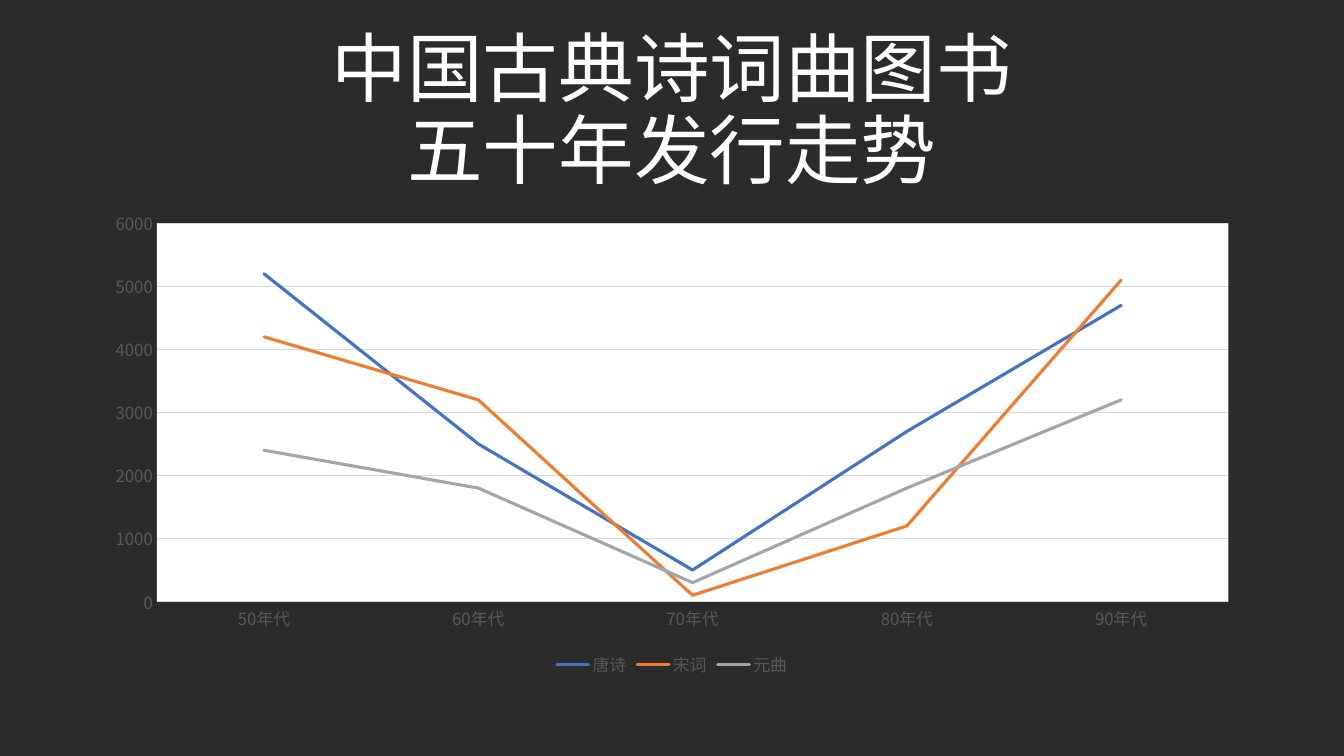
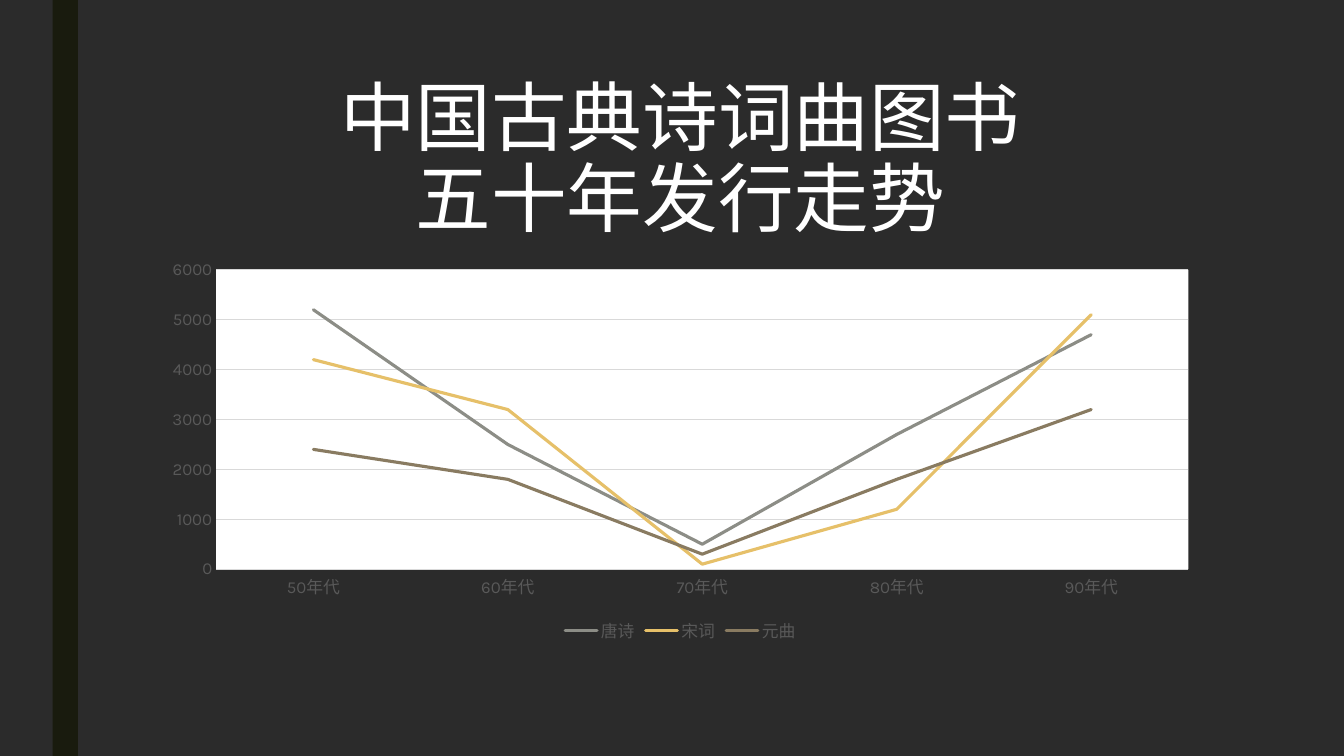
Before and after one commit to ChuckTest/ppt-test, a slide deck: slide 6 of Exercise1.pptx. Drawn at 1344x756 pixels with LibreOffice and Linux fonts; fonts in the diff are those of the drawing; background and template pictures are left out; a plain dark background stands for a picture behind light text. Boxes give left, top, right and bottom in pixels: in the first picture for what was removed or moved away, otherwise in the second. Text is boxed around its words. In the diff, an @@ line names an element or a change of style, - is before the commit and + after.

```diff
--- a/Exercise1.pptx
+++ b/Exercise1.pptx
@@ rectangle added at [52, 0, 78, 756], fill #191B0E @@
@@ title "中国古典诗词曲图书 五十年发行走势": place and size @@
-title "中国古典诗词曲图书 五十年发行走势" at [332, 32, 1012, 185]
+title "中国古典诗词曲图书 五十年发行走势" at [340, 81, 1020, 233]
@@ title "中国古典诗词曲图书 五十年发行走势" at [340, 81, 1020, 233]: line spacing 0.9 to 0.89; vertical alignment middle to top @@
@@ line chart at [151, 252, 1210, 647] @@
@@ colour of 唐诗 #4472C4 to #8C8D86 @@
@@ colour of 宋词 #ED7D31 to #E6C069 @@
@@ colour of 元曲 #A5A5A5 to #897B61 @@
@@ legend changed @@
@@ category axis changed @@
@@ value axis changed @@
@@ lettering changed @@
@@ line chart: place and size @@
-line chart at [93, 202, 1252, 682]
+line chart at [151, 252, 1210, 647]
```
Also in this commit, not shown: 5 other slides changed.
